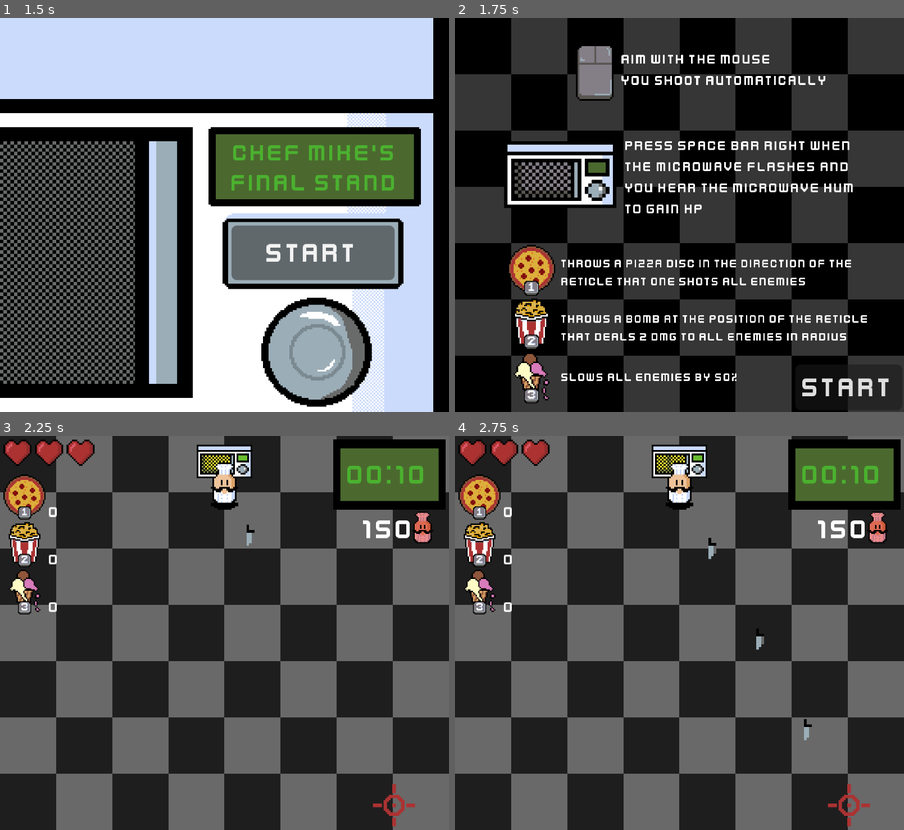
Above: before the commit, frames 1-4 (two rows, left to right).
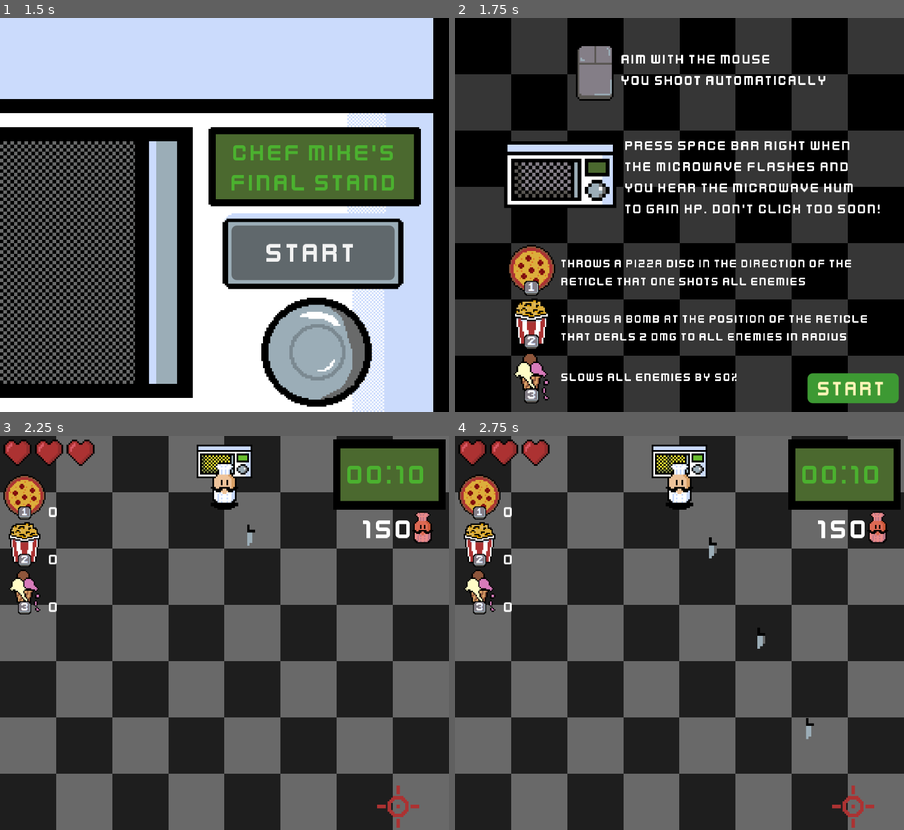
Above: after the commit, the same moments.

Repository: 1nderr/chef-mikes-final-stand
Game: Godot game, scene res://src/core/title.tscn
Same seed, same stepped clock (60 frames per second), same inputs: the game is played once before the commit and once after it.
Inputs:
- Up to frame 1 (1.5 s): click "Start" at 0.5 s; click "Start" at 1.25 s
- Up to frame 2 (1.75 s): no input
- Up to frame 3 (2.25 s): click "Start" at 2 s
- Up to frame 4 (2.75 s): no input

Frame 1 is identical in both runs. In frame 2, 2.0% of the frame differs, in the area x 55-99%, y 47-98%; in frame 3, 0.3%; in frame 4, 0.4%.

Commit message:
final finishing touches lol

Diff:
--- a/project.godot
+++ b/project.godot
@@ -15,7 +15,7 @@
 config/features=PackedStringArray("4.7", "Forward Plus")
 boot_splash/show_image=false
 boot_splash/use_filter=false
-config/icon="res://icon.svg"
+config/icon="uid://c8u8qmdco44k8"
 
 [autoload]
 
@@ -31,6 +31,11 @@
 
 [input]
 
+shoot={
+"deadzone": 0.2,
+"events": [Object(InputEventMouseButton,"resource_local_to_scene":false,"resource_name":"","device":-1,"window_id":0,"alt_pressed":false,"shift_pressed":false,"ctrl_pressed":false,"meta_pressed":false,"button_mask":0,"position":Vector2(0, 0),"global_position":Vector2(0, 0),"factor":1.0,"button_index":1,"canceled":false,"pressed":false,"double_click":false,"script":null)
+]
+}
 bomb={
 "deadzone": 0.2,
 "events": [Object(InputEventKey,"resource_local_to_scene":false,"resource_name":"","device":-1,"window_id":0,"alt_press …(191 unchanged characters)…
--- a/src/core/tutorial.tscn
+++ b/src/core/tutorial.tscn
@@ -29,6 +29,20 @@
 [sub_resource type="LabelSettings" id="LabelSettings_ys3hl"]
 font = ExtResource("4_ys3hl")
 font_size = 8
+
+[sub_resource type="StyleBoxFlat" id="StyleBoxFlat_startn"]
+bg_color = Color(0.24, 0.6, 0.2, 1)
+corner_radius_top_left = 3
+corner_radius_top_right = 3
+corner_radius_bottom_right = 3
+corner_radius_bottom_left = 3
+
+[sub_resource type="StyleBoxFlat" id="StyleBoxFlat_starth"]
+bg_color = Color(0.36, 0.82, 0.3, 1)
+corner_radius_top_left = 3
+corner_radius_top_right = 3
+corner_radius_bottom_right = 3
+corner_radius_bottom_left = 3
 
 [sub_resource type="AtlasTexture" id="AtlasTexture_38xgv"]
 atlas = ExtResource("8_ys3hl")
@@ -259,11 +273,17 @@
 label_settings = SubResource("LabelSettings_ys3hl")
 
 [node name="Button" type="Button" parent="CanvasLayer" unique_id=1167615606]
-offset_left = 194.0
-offset_top = 197.0
-offset_right = 255.0
-offset_bottom = 223.0
+offset_left = 201.0
+offset_top = 202.0
+offset_right = 253.0
+offset_bottom = 219.0
+theme_override_colors/font_color = Color(1, 0.96, 0.72, 1)
+theme_override_colors/font_hover_color = Color(1, 1, 1, 1)
 theme_override_fonts/font = ExtResource("4_ys3hl")
+theme_override_font_sizes/font_size = 12
+theme_override_styles/normal = SubResource("StyleBoxFlat_startn")
+theme_override_styles/pressed = SubResource("StyleBoxFlat_starth")
+theme_override_styles/hover = SubResource("StyleBoxFlat_starth")
 text = "Start"
 
 [node name="CanvasLayer2" type="CanvasLayer" parent="." unique_id=1686875947]
@@ -283,5 +303,5 @@
 text = "Press space bar right when
 the microwave flashes and
 you hear the microwave hum
-to gain hp"
+to gain hp. Don't click too soon!"
 label_settings = SubResource("LabelSettings_mrna7")
--- a/src/entities/microwave/microwave.gd
+++ b/src/entities/microwave/microwave.gd
@@ -20,6 +20,7 @@
 var _stopped = false
 var _hum_tween: Tween
 var _suppress_close := false
+var _open_consumed := false
 
 
 func _ready() -> void:
@@ -54,8 +55,11 @@
 	if sprite.animation == "on" and timer.time_left <= double_time:
 		sprite.play("flash")
 		_start_hum()
-	if sprite.animation == "flash" and timer.time_left <= double_time and Input.is_action_just_pressed("open"):
-		_grab()
+
+	if not _open_consumed and not timer.is_stopped() and Input.is_action_just_pressed("open"):
+		_open_consumed = true
+		if sprite.animation == "flash" and timer.time_left <= double_time:
+			_grab()
 
 
 func _grab() -> void:
@@ -92,6 +96,7 @@
 	else:
 		close.play()
 	_item = item
+	_open_consumed = false
 	timer.wait_time = wait_time + double_time
 	timer.start()
 
--- a/src/ui/gameover/gameover_panel.gd
+++ b/src/ui/gameover/gameover_panel.gd
@@ -1,6 +1,7 @@
 extends Control
 
 @onready var label: Label = $Label
+@onready var sub_label: Label = $SubLabel
 @onready var restart_button: TextureButton = $RestartButton
 @onready var next_button: TextureButton = $NextButton
 
@@ -18,6 +19,8 @@
 	label.text = "you win!"
 	next_button.visible = true
 	restart_button.visible = false
+	sub_label.visible = true
+	_update_next_subtext.call_deferred()
 
 
 func _on_player_died() -> void:
@@ -27,3 +30,10 @@
 	label.text = "game over"
 	restart_button.visible = true
 	next_button.visible = false
+	sub_label.visible = false
+
+
+func _update_next_subtext() -> void:
+	var next_total: int = GameManager.enemies_total
+	var cleared: int = next_total - GameManager.WIN_INCREMENT
+	sub_label.text = "Next: %d -> %d enemies" % [cleared, next_total]
--- a/src/ui/gameover/gameover_panel.tscn
+++ b/src/ui/gameover/gameover_panel.tscn
@@ -9,6 +9,10 @@
 [sub_resource type="LabelSettings" id="LabelSettings_bvxdu"]
 font = ExtResource("2_isbp7")
 font_size = 32
+
+[sub_resource type="LabelSettings" id="LabelSettings_sub"]
+font = ExtResource("2_isbp7")
+font_size = 10
 
 [sub_resource type="AtlasTexture" id="AtlasTexture_sn2t0"]
 atlas = ExtResource("2_rkv1k")
@@ -65,6 +69,22 @@
 text = "Winner"
 label_settings = SubResource("LabelSettings_bvxdu")
 
+[node name="SubLabel" type="Label" parent="." unique_id=71944500]
+layout_mode = 1
+anchors_preset = 8
+anchor_left = 0.5
+anchor_top = 0.5
+anchor_right = 0.5
+anchor_bottom = 0.5
+offset_left = -80.0
+offset_top = -32.0
+offset_right = 80.0
+offset_bottom = -16.0
+grow_horizontal = 2
+grow_vertical = 2
+label_settings = SubResource("LabelSettings_sub")
+horizontal_alignment = 1
+
 [node name="RestartButton" type="TextureButton" parent="." unique_id=1639163553]
 modulate = Color(0.5684514, 0.7940943, 0, 1)
 layout_mode = 1
--- a/src/ui/microwave_panel/microwave_panel.tscn
+++ b/src/ui/microwave_panel/microwave_panel.tscn
@@ -65,7 +65,6 @@
 texture_normal = ExtResource("6_m70bb")
 script = ExtResource("2_qmtpd")
 item = 2
-wait_time = 10.0
 
 [node name="Label" type="Label" parent="." unique_id=14374778]
 layout_mode = 0
Binary file added: assets/icon.png
Not shown, added: assets/icon.png.import
Not shown, changed: assets/sounds/hum.wav.import
Not shown, changed: assets/sounds/music.ogg.import
Binary file added: docs/microwave_screen.png
Not shown, added: docs/microwave_screen.png.import
Binary file added: docs/tutorial.png
Not shown, added: docs/tutorial.png.import
Not shown, added: export_presets.cfg
Not shown, changed: README.md
